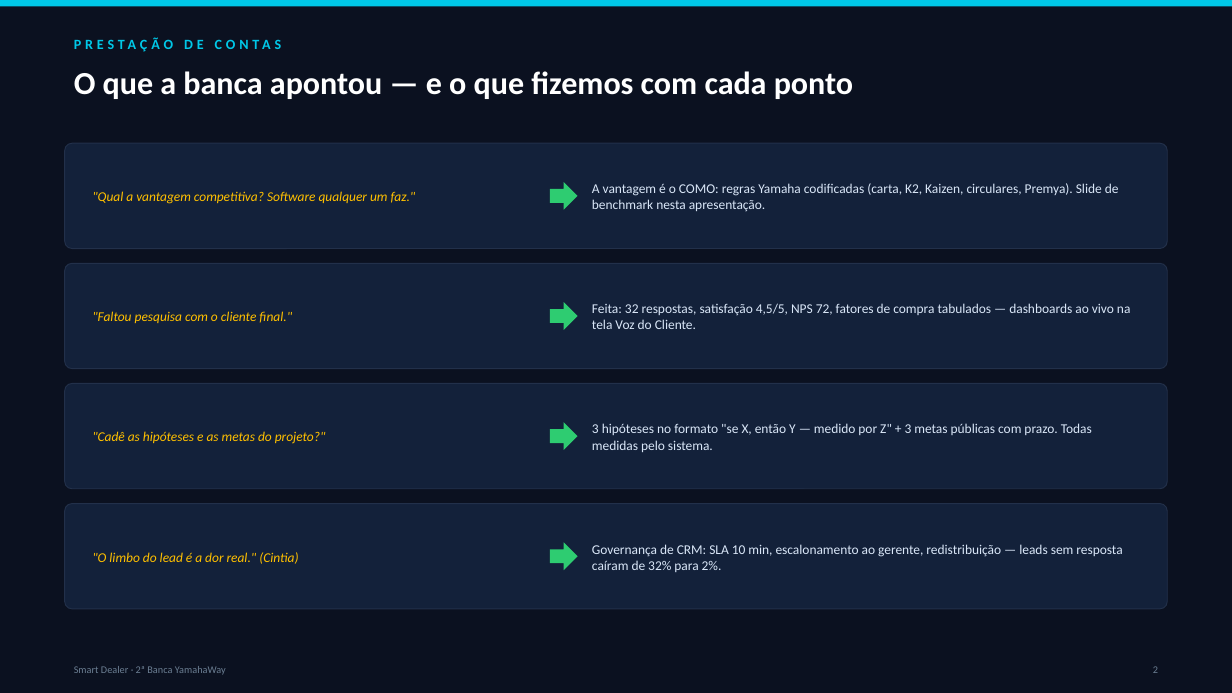
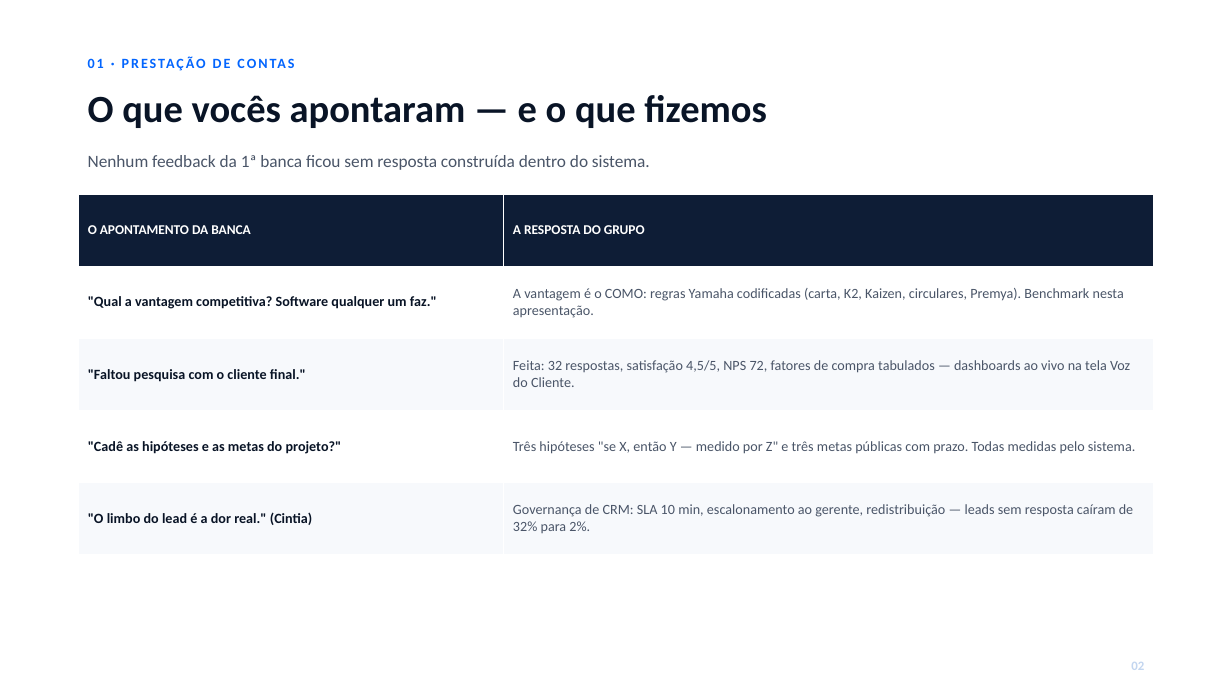
Before and after one commit to Caiquespkt0611/smart-dealer, a slide deck: slide 3 of _NOVAS MELHORIAS/DECK-BANCA-YAMAHAWAY.pptx (slide 2 before the commit). Drawn at 1232x693 pixels with LibreOffice and Linux fonts; fonts in the diff are those of the drawing. Boxes give left, top, right and bottom in pixels: in the first picture for what was removed or moved away, otherwise in the second. Text is boxed around its words. In the diff, an @@ line names an element or a change of style, - is before the commit and + after.

```diff
--- a/_NOVAS MELHORIAS/DECK-BANCA-YAMAHAWAY.pptx
+++ b/_NOVAS MELHORIAS/DECK-BANCA-YAMAHAWAY.pptx
@@ background #0B1120 to #FFFFFF @@
@@ rectangle removed at (0,0,1232,6) @@
@@ text at (79,51,1153,75): text changed; text colour #00C8E8 to #0365FE @@
-PRESTAÇÃO DE CONTAS
+01 · PRESTAÇÃO DE CONTAS
@@ text at (88,95,767,128): text changed; size 25 to 30 pt; text colour #FFFFFF to #091426 @@
-O que a banca apontou — e o que fizemos com cada ponto
+O que vocês apontaram — e o que fizemos
@@ rounded rectangle removed at (65,143,1167,249) @@
@@ text added at (88,155,650,170), 13.5 pt, text #4A5568 @@
+Nenhum feedback da 1ª banca ficou sem resposta construída dentro do sistema.
@@ table added at (79,194,1153,537), 5 rows, 2 columns @@
+O APONTAMENTO DA BANCA | A RESPOSTA DO GRUPO
+"Qual a vantagem competitiva? Software qualquer um faz." | A vantagem é o COMO: regras Yamaha codificadas (carta, K2, Kaizen, circulares, Premya). Benchmark nesta apresentação.
+"Faltou pesquisa com o cliente final." | Feita: 32 respostas, satisfação 4,5/5, NPS 72, fatores de compra tabulados — dashboards ao vivo na tela Voz do Cliente.
+"Cadê as hipóteses e as metas do projeto?" | Três hipóteses "se X, então Y — medido por Z" e três metas públicas com prazo. Todas medidas pelo sistema.
+"O limbo do lead é a dor real." (Cintia) | Governança de CRM: SLA 10 min, escalonamento ao gerente, redistribuição — leads sem resposta caíram de 32% para 2%.
@@ text removed at (92,191,416,204) @@
-"Qual a vantagem competitiva? Software qualquer um faz."
@@ right arrow removed at (550,182,578,210) @@
@@ text removed at (592,183,1119,211) @@
-A vantagem é o COMO: regras Yamaha codificadas (carta, K2, Kaizen, circulares, Premya). Slide de benchmark nesta apresentação.
@@ rounded rectangle removed at (65,263,1167,369) @@
@@ text removed at (92,311,292,323) @@
-"Faltou pesquisa com o cliente final."
@@ right arrow removed at (550,302,578,330) @@
@@ text removed at (592,303,1131,329) @@
-Feita: 32 respostas, satisfação 4,5/5, NPS 72, fatores de compra tabulados — dashboards ao vivo na tela Voz do Cliente.
@@ rounded rectangle removed at (65,384,1167,489) @@
@@ text removed at (92,431,326,444) @@
-"Cadê as hipóteses e as metas do projeto?"
@@ right arrow removed at (550,422,578,450) @@
@@ text removed at (592,423,1092,452) @@
-3 hipóteses no formato "se X, então Y — medido por Z" + 3 metas públicas com prazo. Todas medidas pelo sistema.
@@ rounded rectangle removed at (65,504,1167,609) @@
@@ text removed at (92,552,298,564) @@
-"O limbo do lead é a dor real." (Cintia)
@@ right arrow removed at (550,543,578,570) @@
@@ text removed at (592,544,1122,572) @@
-Governança de CRM: SLA 10 min, escalonamento ao gerente, redistribuição — leads sem resposta caíram de 32% para 2%.
@@ text removed at (74,666,226,675) @@
-Smart Dealer · 2ª Banca YamahaWay
@@ text added at (1131,662,1144,670), 10 pt, text #C3D6F0, bold @@
+02
@@ text removed at (1153,666,1158,673) @@
-2
```
Also in this commit, not shown: 8 other slides changed, 12 slides added, 4 slides removed, 15 other files.
